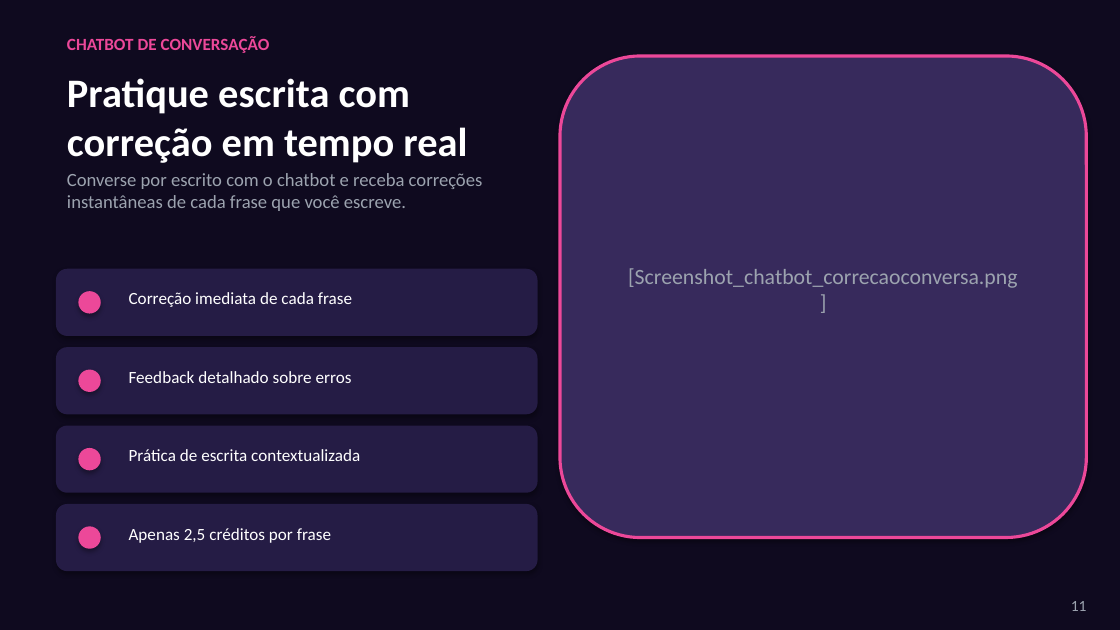
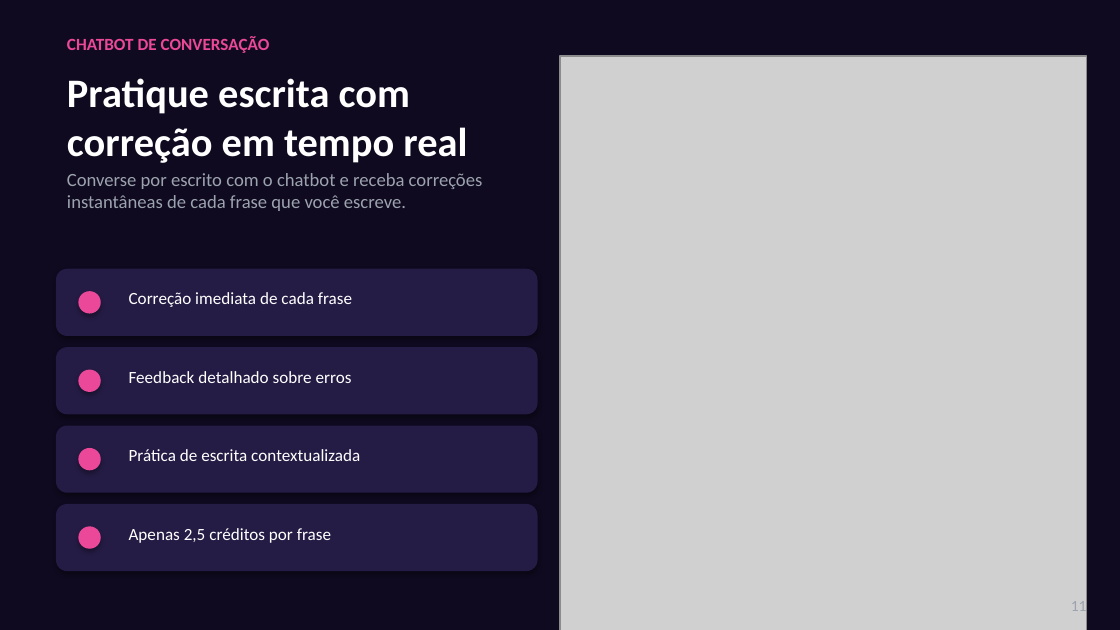
Before and after one commit to ImmoNeural/Correctmemycleverbot, a slide deck: slide 11 of CorrectMe_Apresentacao.pptx. Drawn at 1120x630 pixels with LibreOffice and Linux fonts; fonts in the diff are those of the drawing; grey boxes stand for pictures. Boxes give left, top, right and bottom in pixels: in the first picture for what was removed or moved away, otherwise in the second. Text is boxed around its words. In the diff, an @@ line names an element or a change of style, - is before the commit and + after.

```diff
--- a/CorrectMe_Apresentacao.pptx
+++ b/CorrectMe_Apresentacao.pptx
@@ rounded rectangle removed at bbox=[560, 56, 1086, 538] @@
@@ picture added at bbox=[560, 56, 1086, 630] @@
@@ text removed at bbox=[628, 268, 1018, 288] @@
-[Screenshot_chatbot_correcaoconversa.png]
```
Also in this commit, not shown: 2 other slides changed, 2 other files.
